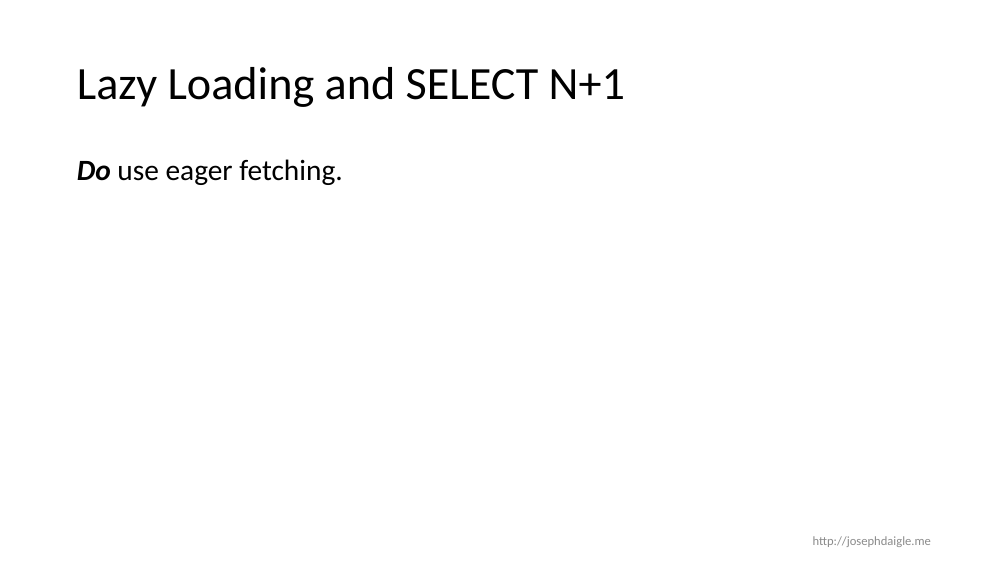
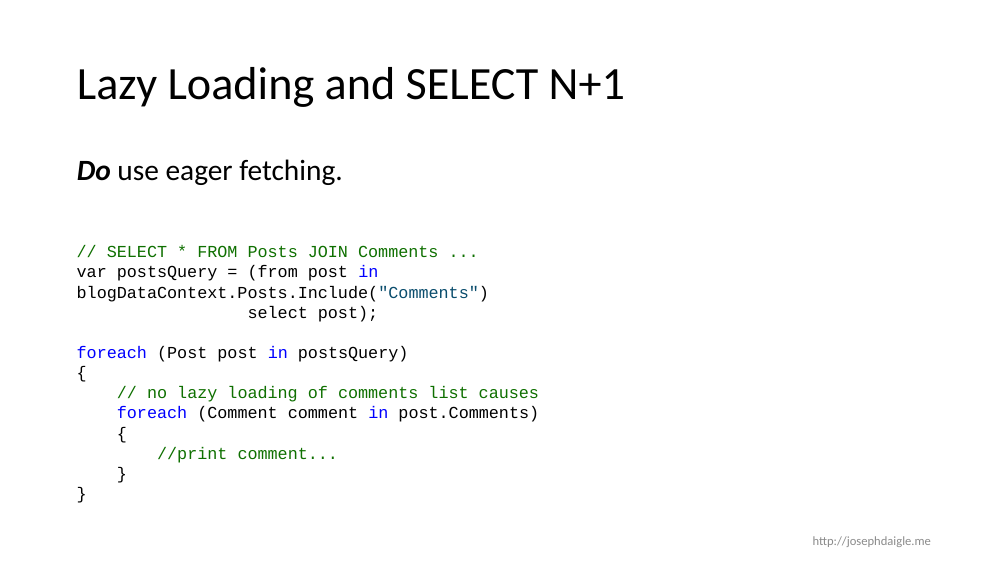
Before and after one commit to jdaigle/talks, a slide deck: slide 10 of DataAccessForPerfJunkies/DataAccessForPerJunkies.pptx (slide 9 before the commit). Drawn at 1008x567 pixels with LibreOffice and Linux fonts; fonts in the diff are those of the drawing. Boxes give left, top, right and bottom in pixels: in the first picture for what was removed or moved away, otherwise in the second. Text is boxed around its words. In the diff, an @@ line names an element or a change of style, - is before the commit and + after.

```diff
--- a/DataAccessForPerfJunkies/DataAccessForPerJunkies.pptx
+++ b/DataAccessForPerfJunkies/DataAccessForPerJunkies.pptx
@@ text added at <box>77,245,539,463</box>, 16 pt, text #000000 @@
+// SELECT * FROM Posts JOIN Comments ...
+var postsQuery = (from post in blogDataContext.Posts.Include("Comments")
+select post);
+foreach (Post post in postsQuery)
+{
+// no lazy loading of comments list causes
+foreach (Comment comment in post.Comments)
+{
+//print comment...
+}
+}
```
Also in this commit, not shown: 14 other slides changed, 1 slide added.
